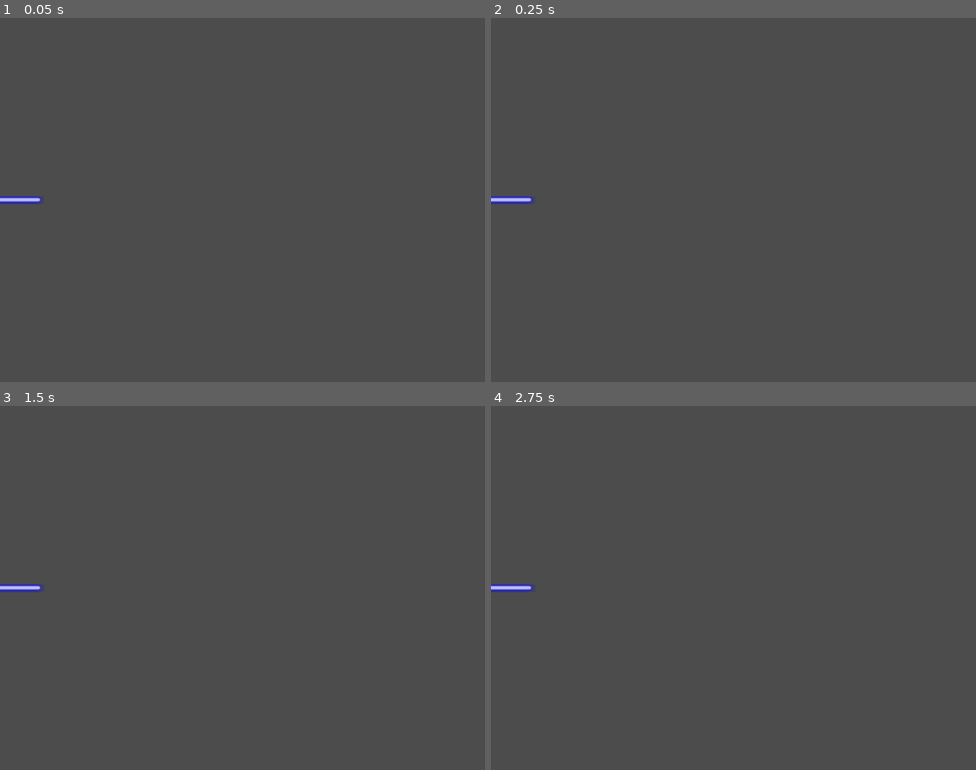
Above: before the commit, frames 1-4 (two rows, left to right).
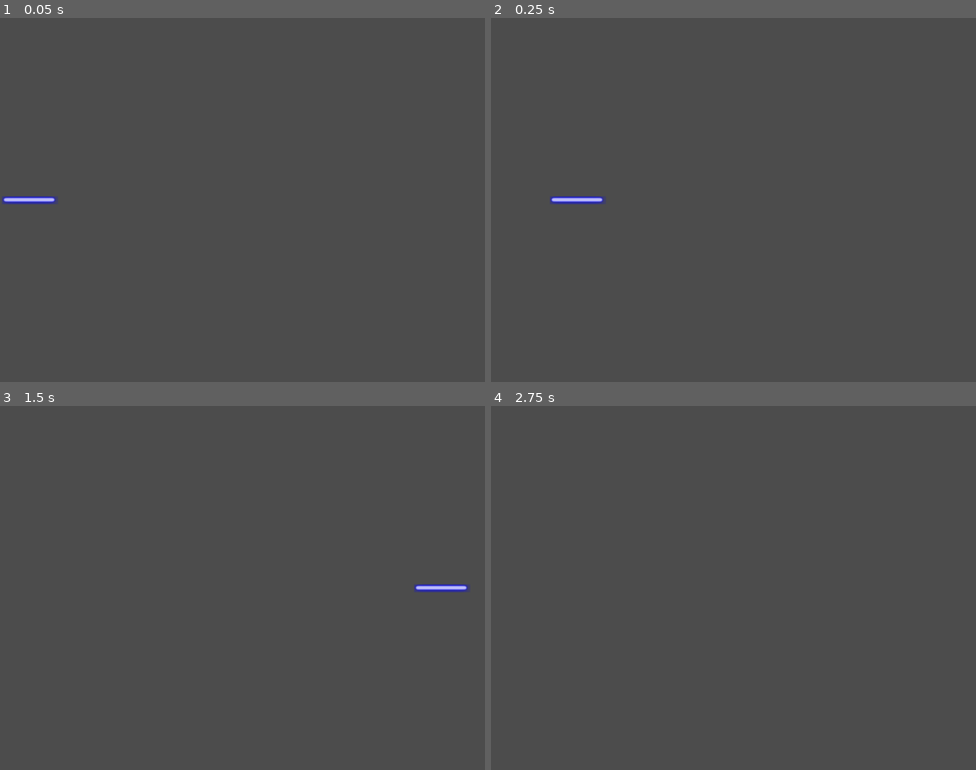
Above: after the commit, the same moments.

Repository: Pofay/SpaceGodot
Game: Godot game, scene res://Scenes/PlayerBullet.tscn
Two runs of this game, one before a commit and one after it. Both use one fixed random seed, a clock stepped at 60 frames per second and the inputs below. The project has no main scene, so this scene is started directly.
Inputs:
- Up to frame 1 (0.05 s): no input
- Up to frame 2 (0.25 s): no input
- Up to frame 3 (1.5 s): hold Up (ui_up) 0.53-1.28 s; hold Down (ui_down) from 1.28 s (still down)
- Up to frame 4 (2.75 s): tap Enter at 2 s; release Down (ui_down) at 2.03 s; hold Up (ui_up) from 2.03 s (still down)

The runs differ from the first frame. In frame 1, 0.1% of the frame differs, in the area x 0-12%, y 49-52%; in frame 2, 0.4%; in frame 3, 0.4%, in the area x 0-97%, y 49-52%; in frame 4, 0.2%.

Commit message:
Added bullet movement

Diff:
--- a/Scenes/PlayerBullet.tscn
+++ b/Scenes/PlayerBullet.tscn
@@ -6,11 +6,9 @@
 [sub_resource type="CapsuleShape2D" id=1]
 height = 98.2998
 
-[node name="Bullet" type="RigidBody2D"]
+[node name="Bullet" type="KinematicBody2D"]
 position = Vector2( 34, 384 )
 rotation = 1.5708
-gravity_scale = 0.0
-applied_force = Vector2( 1, 0 )
 script = ExtResource( 2 )
 
 [node name="Sprite" type="Sprite" parent="."]
--- a/Scripts/Bullet.gd
+++ b/Scripts/Bullet.gd
@@ -1,15 +1,17 @@
-extends RigidBody2D
+extends KinematicBody2D
+
 
 
 export var bulletSpeed = 600
-var velocity = Vector2()
+var velocity = Vector2(bulletSpeed, 0)
 
 # Called when the node enters the scene tree for the first time.
 func _ready():
+	print('Wassap!')
 	pass # Replace with function body.
 
 
-func _process(delta):
-	velocity.y += 1
-	velocity = velocity.normalized() * bulletSpeed
+
+func _physics_process(delta):
+	move_and_collide(velocity * delta)
 	pass
